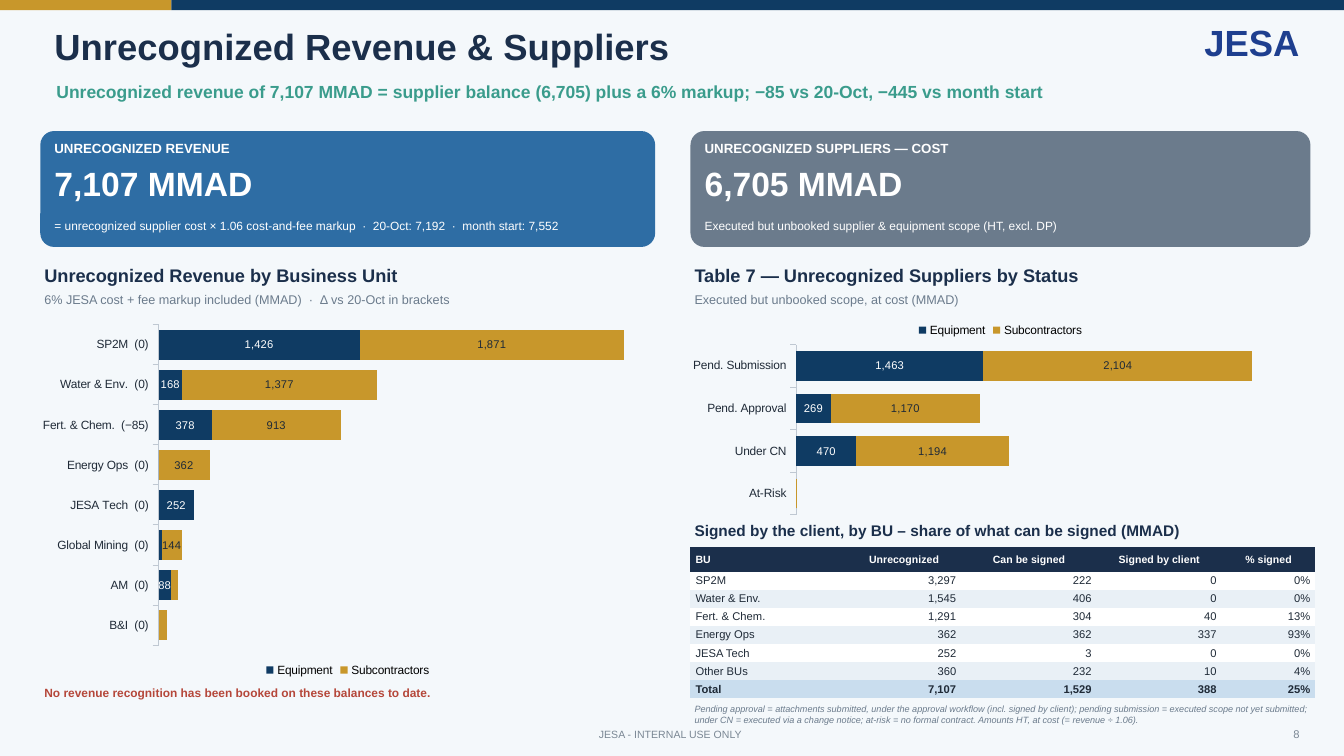
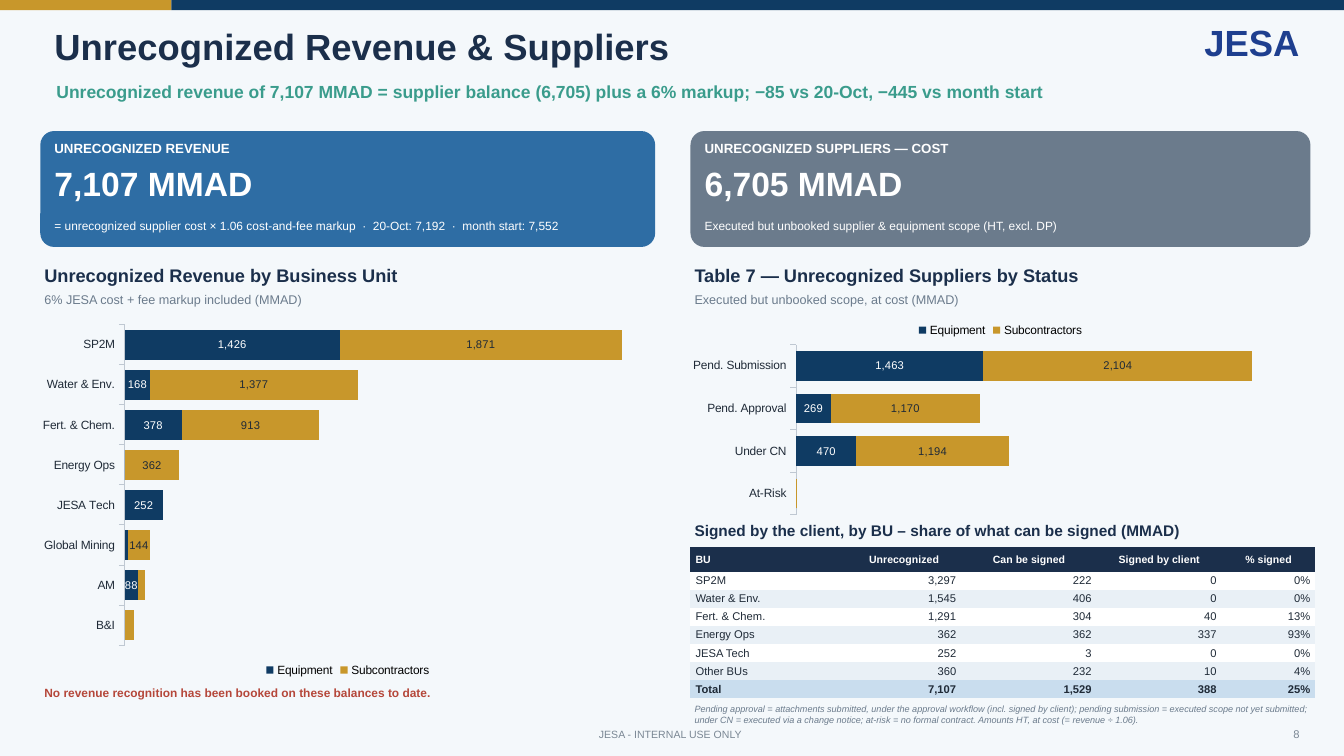
Before and after one commit to cherkaouihassan-art/Skills-Repo, a slide deck: slide 8 of weekly-ar-cash-deck/output/JESA_AR_Cash_Position_Nov_W1_2026-11-04_DRAFT.pptx. Drawn at 1344x756 pixels with LibreOffice and Linux fonts; fonts in the diff are those of the drawing. Boxes give left, top, right and bottom in pixels: in the first picture for what was removed or moved away, otherwise in the second. Text is boxed around its words. In the diff, an @@ line names an element or a change of style, - is before the commit and + after.

```diff
--- a/weekly-ar-cash-deck/output/JESA_AR_Cash_Position_Nov_W1_2026-11-04_DRAFT.pptx
+++ b/weekly-ar-cash-deck/output/JESA_AR_Cash_Position_Nov_W1_2026-11-04_DRAFT.pptx
@@ text at [44, 295, 302, 307]: text changed @@
-6% JESA cost + fee markup included (MMAD) · Δ vs 20-Oct in brackets
+6% JESA cost + fee markup included (MMAD)
@@ bar stacked chart at [30, 318, 665, 681] @@
-categories: SP2M  (0), Water & Env.  (0), Fert. & Chem.  (−85), Energy Ops  (0), JESA Tech  (0), Global Mining  (0), AM  (0), B&I  (0)
+categories: SP2M, Water & Env., Fert. & Chem., Energy Ops, JESA Tech, Global Mining, AM, B&I
```
Also in this commit, not shown: 4 other slides changed, 1 other file.
